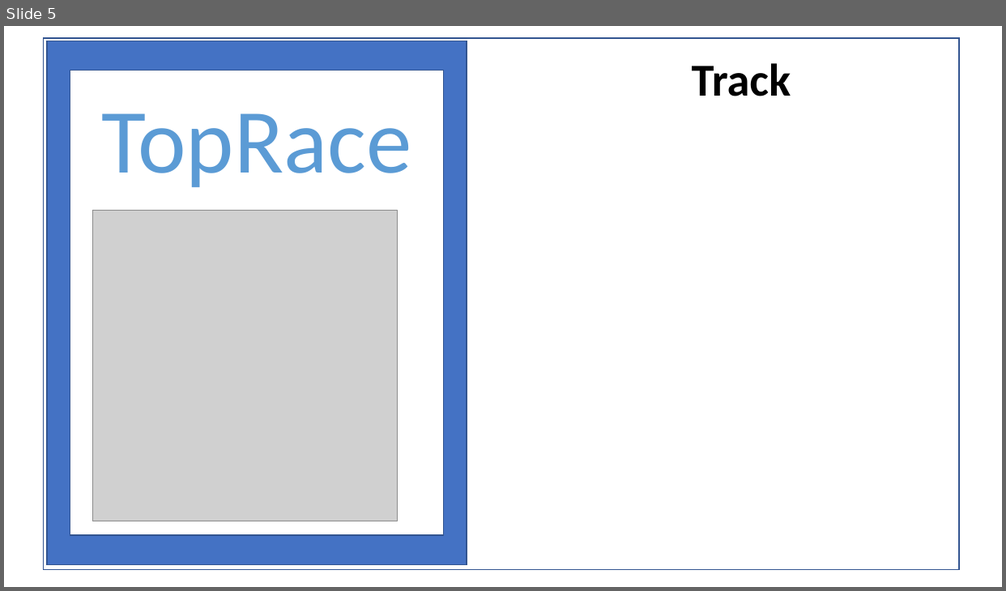
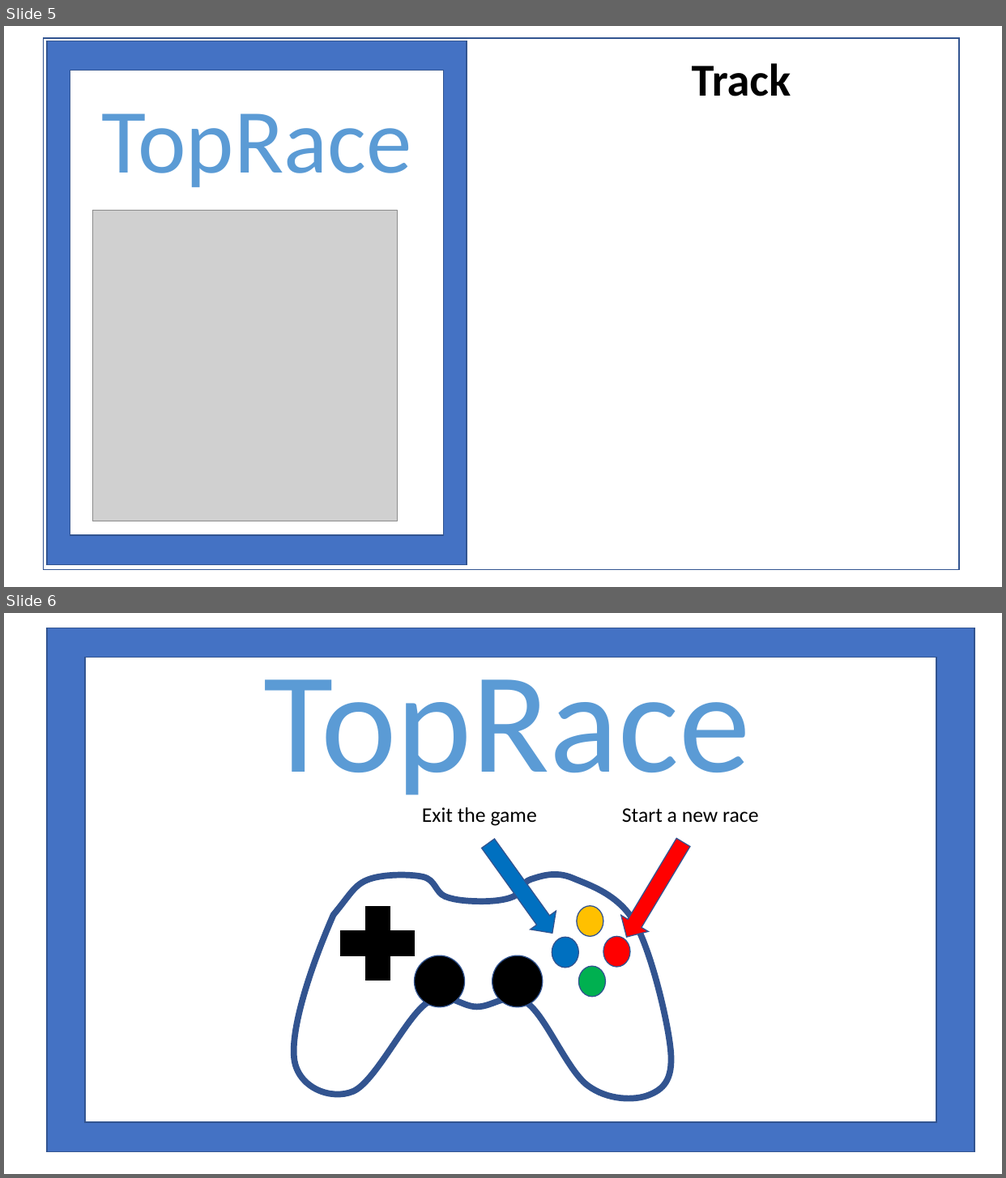
Before and after one commit to jamflcjamflc/TopRace, a slide deck: images/cover.pptx. Shown one above the other, each under a label of ours: slide 5 before the commit, slides 5 and 6 after it. The pictures are 1006x591 and 1006x1178 pixels, drawn with LibreOffice and Linux fonts; fonts in the diff are those of the drawing; grey boxes stand for pictures. Boxes give left, top, right and bottom in pixels: in the first picture for what was removed or moved away, otherwise in the second. Text is boxed around its words. In the diff, an @@ line names an element or a change of style, - is before the commit and + after.

```diff
--- a/images/cover.pptx
+++ b/images/cover.pptx
@@ slide 6 added at (x1=4, y1=613, x2=1002, y2=1174), background #FFFFFF @@
@@ rectangle added at (x1=47, y1=628, x2=974, y2=1152), fill #4472C4, outline #325491 1 pt @@
@@ rectangle added at (x1=85, y1=658, x2=937, y2=1122), fill #FFFFFF, outline #325491 1 pt @@
@@ text added at (x1=264, y1=653, x2=750, y2=795), 138 pt, text gradient #1F4E79 to #5B9BD5 to #9DC3E6 @@
+TopRace
@@ group added at (x1=294, y1=807, x2=758, y2=1099): 6 ellipses, 2 rectangles, 2 texts, 2 right arrows, 1 freeform shape @@
+Exit the game
+Start a new race
```
Also in this commit, not shown: 4 other files.
